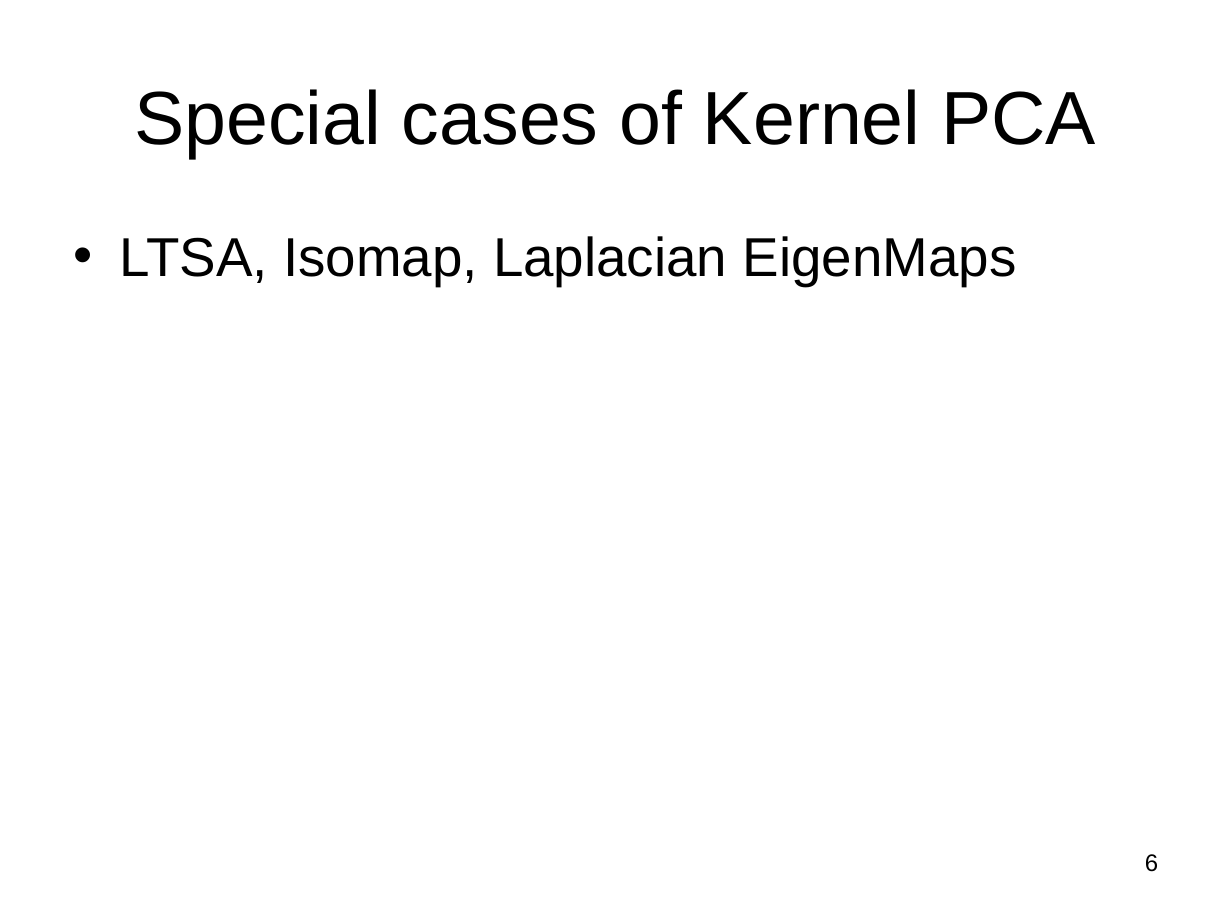
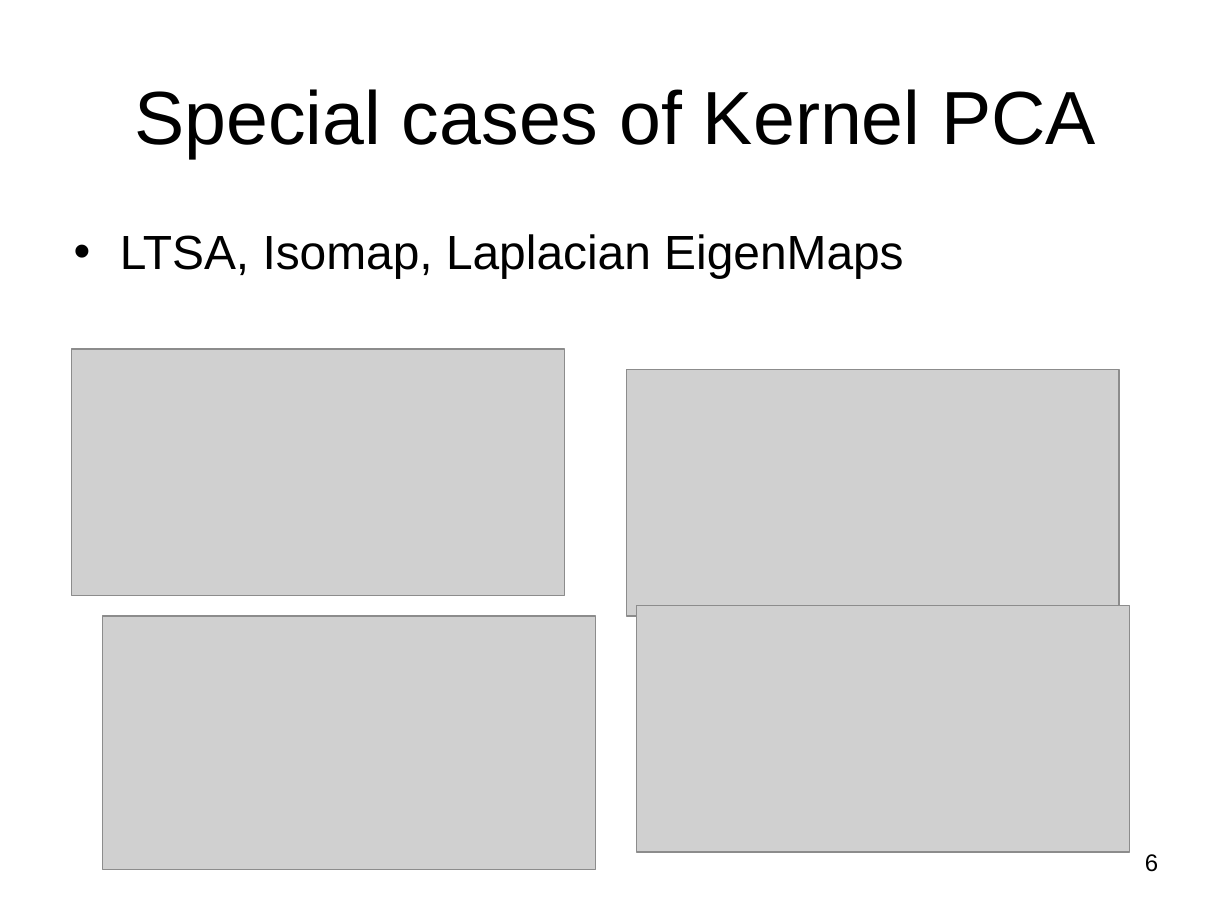
Before and after one commit to subailong/mlpack, a slide deck: slide 6 of fastlib/u/nvasil/docs/proposal/proposal.ppt. Drawn at 1232x924 pixels with LibreOffice and Linux fonts; fonts in the diff are those of the drawing; grey boxes stand for pictures. Boxes give left, top, right and bottom in pixels: in the first picture for what was removed or moved away, otherwise in the second. Text is boxed around its words. In the diff, an @@ line names an element or a change of style, - is before the commit and + after.

```diff
--- a/fastlib/u/nvasil/docs/proposal/proposal.ppt
+++ b/fastlib/u/nvasil/docs/proposal/proposal.ppt
@@ text "LTSA, Isomap, Laplacian EigenMaps" at [120,234,903,278]: size 32 to 28 pt; less space between paragraphs @@
@@ picture added at [71,349,564,595] @@
@@ picture added at [626,370,1119,616] @@
@@ picture added at [102,616,595,870] @@
@@ picture added at [637,606,1130,853] @@
```
Also in this commit, not shown: 4 other slides changed, 1 other file.
